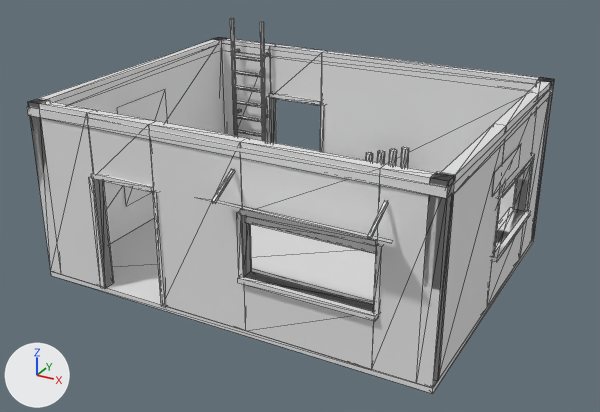
What one commit did to the OBJ model assets/tts/faultline-first-ruin-r1/assay-lab-open.obj.
One viewpoint serves both versions: a camera (50 mm lens) standing at (5.85, -10.72, 6.28) and looking at (0.21, -0.48, 1.16). The lights are fixed; the arrows at lower left show +X, +Y and +Z. The picture after the commit comes second. Mesh edges are drawn as thin lines. Where no turn or scale is listed for an object, it has been applied to the vertices.

The first picture shows 'assay-lab-open'.
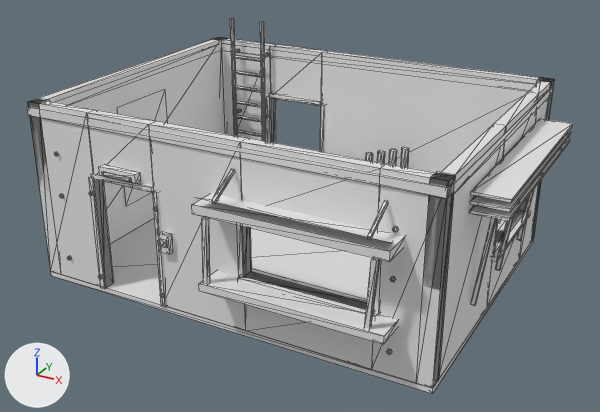
Where the change shows, as pixel boxes (x1, y1, x2, y2) in the pictures (600 x 412 px):
'assay-lab-open', reshaped: before (27, 18, 554, 394); after (27, 18, 573, 394)
part 1 of me_assay_lab_open, added: after (99, 164, 141, 184)
part 2 of me_assay_lab_open, added: after (102, 171, 131, 181)
part 3 of me_assay_lab_open, added: after (158, 231, 173, 254)
part 4 of me_assay_lab_open, added: after (160, 239, 168, 248)
part 5 of me_assay_lab_open, added: after (192, 193, 405, 262)
part 6 of me_assay_lab_open, added: after (199, 271, 398, 344)
part 7 of me_assay_lab_open, added: after (202, 217, 210, 283)
part 8 of me_assay_lab_open, added: after (364, 258, 379, 329)
part 9 of me_assay_lab_open, added: after (469, 138, 571, 221)
part 10 of me_assay_lab_open, added: after (470, 131, 572, 212)
part 11 of me_assay_lab_open, added: after (471, 119, 573, 203)
part 12 of me_assay_lab_open, added: after (471, 148, 561, 306)

Edits to the bpy script that builds the scene:
```text
Change me_assay_lab_open:
    used by ob_assay_lab_open; location = (0.0, 0.0, 0.0)
    remove me_assay_lab_open.from_pydata(...)  # 614 vertices, 1026 faces; spans x -3.26..3.26, y -2.95..2.5, z 0.0..3.3
    add me_assay_lab_open.from_pydata(...)  # 870 vertices, 1430 faces; spans x -3.26..3.69, y -2.95..2.5, z 0.0..3.3
    me_assay_lab_open part 1: a new loose piece, a box spanning x -1.84..-1.2, y -2.56..-2.45, z 1.99..2.12
    me_assay_lab_open part 2: a new loose piece, a box spanning x -1.769..-1.279, y -2.583..-2.551, z 2.015..2.067
    me_assay_lab_open part 3: a new loose piece, a box spanning x -0.889..-0.719, y -2.54..-2.45, z 1.02..1.3
    me_assay_lab_open part 4: a new loose piece, a box spanning x -0.864..-0.744, y -2.556..-2.534, z 1.12..1.23
    me_assay_lab_open part 5: a new loose piece, a box spanning x -0.03..2.7, y -2.88..-2.39, z 1.92..2.05
    me_assay_lab_open part 6: a new loose piece, a box spanning x 0.0..2.67, y -2.87..-2.41, z 0.8..0.91
    me_assay_lab_open part 7: the loose piece of 8 vertices spanning x 0.32..0.36, y -2.95..-2.46, z 2.16..2.47 is copied, and the copy is multiplied about its middle by the matrix ((0.0, -1.092, 1.53), (-1.873, 0.136, 0.097), (-0.167, -1.524, -1.088)), then moved by (-0.23, -0.12, -0.92); it spans x 0.03..0.2, y -2.9..-2.75, z 0.88..1.91
    me_assay_lab_open part 8: the loose piece of 8 vertices spanning x 2.43..2.47, y -2.95..-2.46, z 2.16..2.47 is copied, and the copy is multiplied about its middle by the matrix ((0.0, -1.092, 1.53), (-1.873, 0.136, 0.097), (-0.167, -1.524, -1.088)), then moved by (0.01, -0.12, -0.92); it spans x 2.38..2.55, y -2.9..-2.75, z 0.88..1.91
    me_assay_lab_open part 9: a new loose piece, a box spanning x 3.2..3.69, y -1.641..1.642, z 2.14..2.18
    me_assay_lab_open part 10: a new loose piece, a box spanning x 3.2..3.69, y -1.641..1.642, z 2.26..2.3
    me_assay_lab_open part 11: a new loose piece, a box spanning x 3.2..3.69, y -1.641..1.642, z 2.38..2.42
    me_assay_lab_open part 12: 48 vertices added at x 3.19..3.67, y -1.16..1.16, z 0.61..2.22
    other edits to the shape of me_assay_lab_open do not show in these pictures
```
